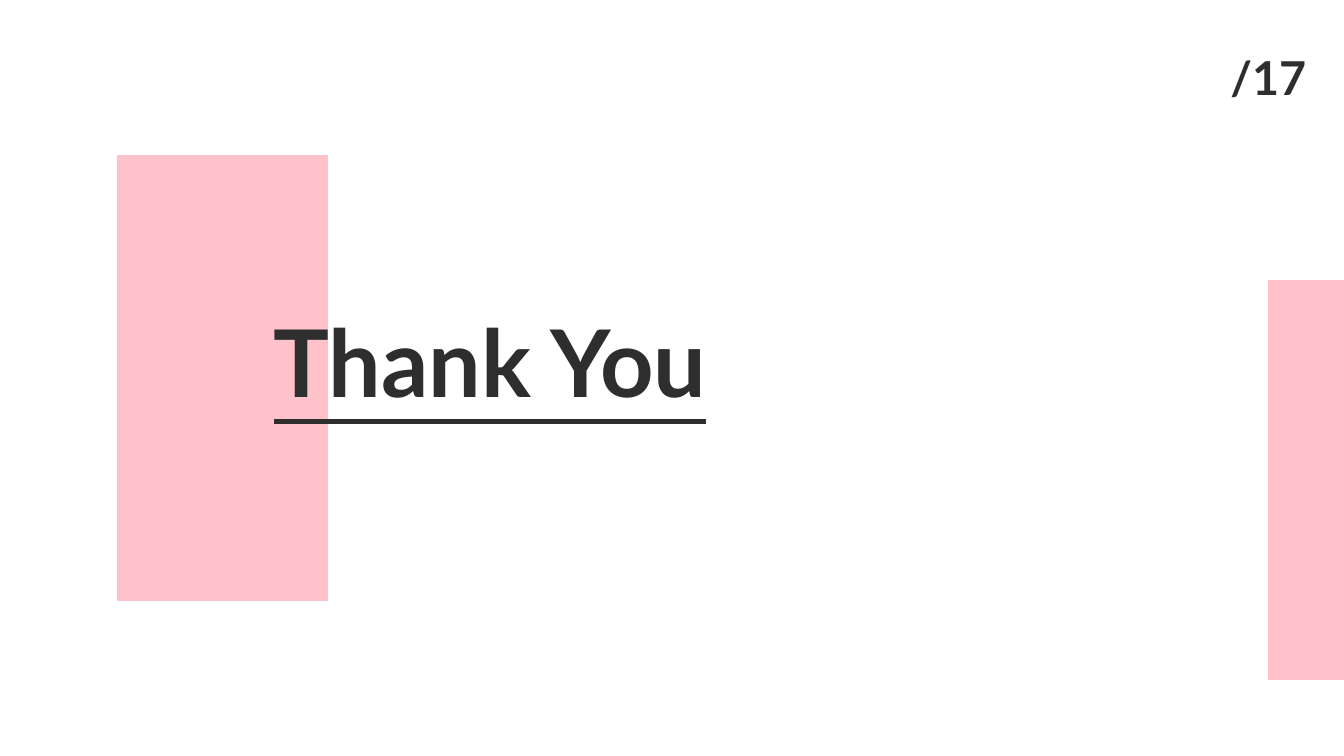
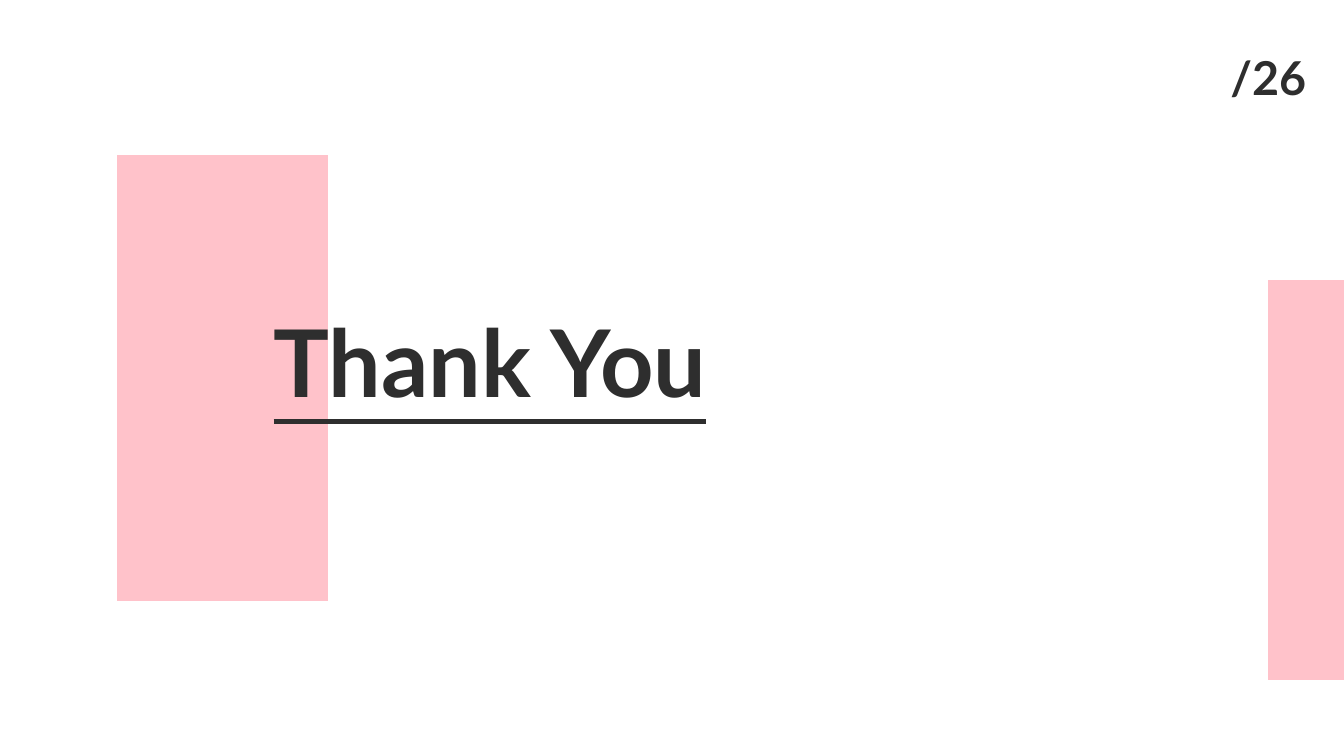
Before and after one commit to SadiaImran/PodVerse, a slide deck: slide 26 of docs/60%/PodVerse-60%-PPT.pptx (slide 17 before the commit). Drawn at 1344x756 pixels with LibreOffice and Linux fonts; fonts in the diff are those of the drawing. Boxes give left, top, right and bottom in pixels: in the first picture for what was removed or moved away, otherwise in the second. Text is boxed around its words. In the diff, an @@ line names an element or a change of style, - is before the commit and + after.

```diff
--- a/docs/60%/PodVerse-60%-PPT.pptx
+++ b/docs/60%/PodVerse-60%-PPT.pptx
@@ text at (x1=1230, y1=60, x2=1306, y2=98): text changed @@
-/17
+/26
```
Also in this commit, not shown: 6 other slides changed, 9 slides added.
